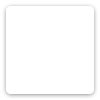
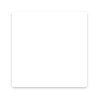
The second 100 x 100 image is a revision of the first. Changes to its layers:
hid "图层 6" over bbox(2, 3, 98, 99)
added layer "图层 8" above "图层 7" over bbox(10, 11, 89, 90)
